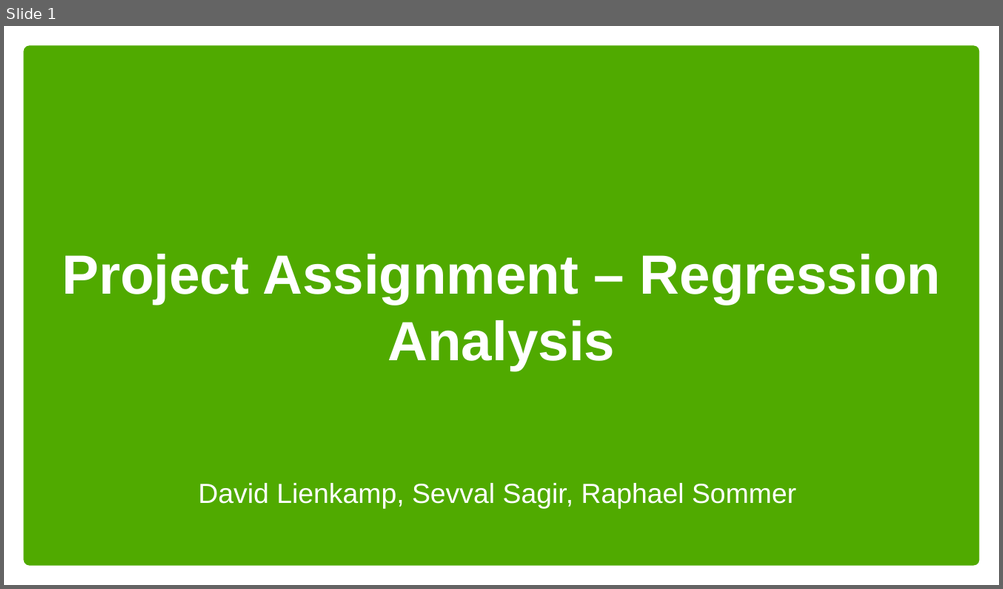
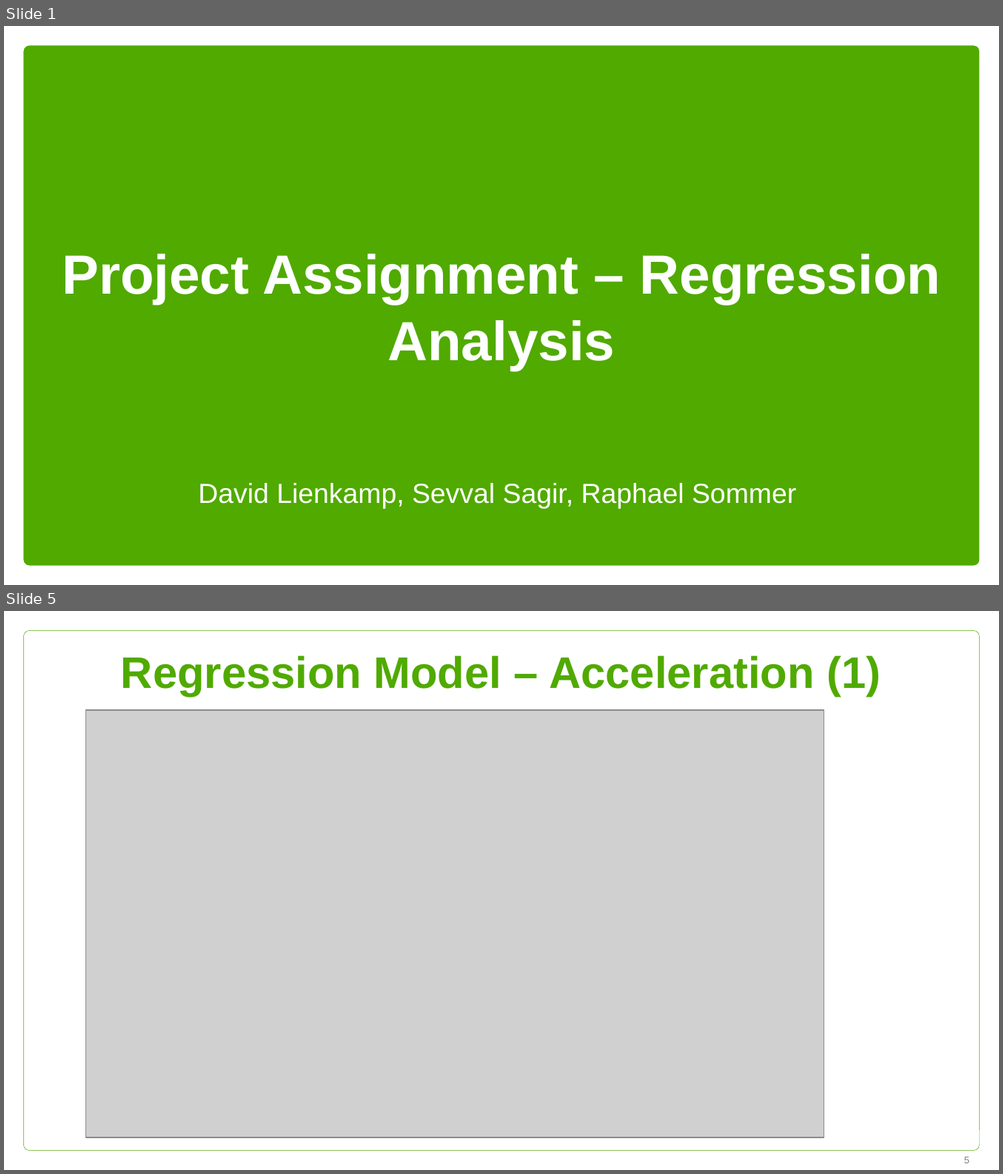
Before and after one commit to sevvalsagir/MA213B-Seminar-2, a slide deck: Project Assignment - Regression Analysis.pptx. Shown one above the other, each under a label of ours: slide 1 before the commit, slides 1 and 5 after it; the slides between them are not shown. The pictures are 1003x589 and 1003x1174 pixels, drawn with LibreOffice and Linux fonts; fonts in the diff are those of the drawing; grey boxes stand for pictures; background and template pictures are left out. Boxes give left, top, right and bottom in pixels: in the first picture for what was removed or moved away, otherwise in the second. Text is boxed around its words. In the diff, an @@ line names an element or a change of style, - is before the commit and + after.

```diff
--- a/Project Assignment - Regression Analysis.pptx
+++ b/Project Assignment - Regression Analysis.pptx
@@ slide 5 added at [4, 611, 999, 1170], background #FFFFFF @@
@@ rounded rectangle added at [24, 631, 979, 1151], outline #50AA00 0.25 pt @@
@@ title added at [121, 655, 880, 697], 32 pt, text #50AA00, bold @@
+Regression Model – Acceleration (1)
@@ picture added at [85, 710, 823, 1138] @@
@@ page number added at [964, 1157, 969, 1164], 7 pt, text #808080 @@
+5
```
Also in this commit, not shown: 2 slides changed, 14 other slides added, 8 slides removed, 3 other files.
